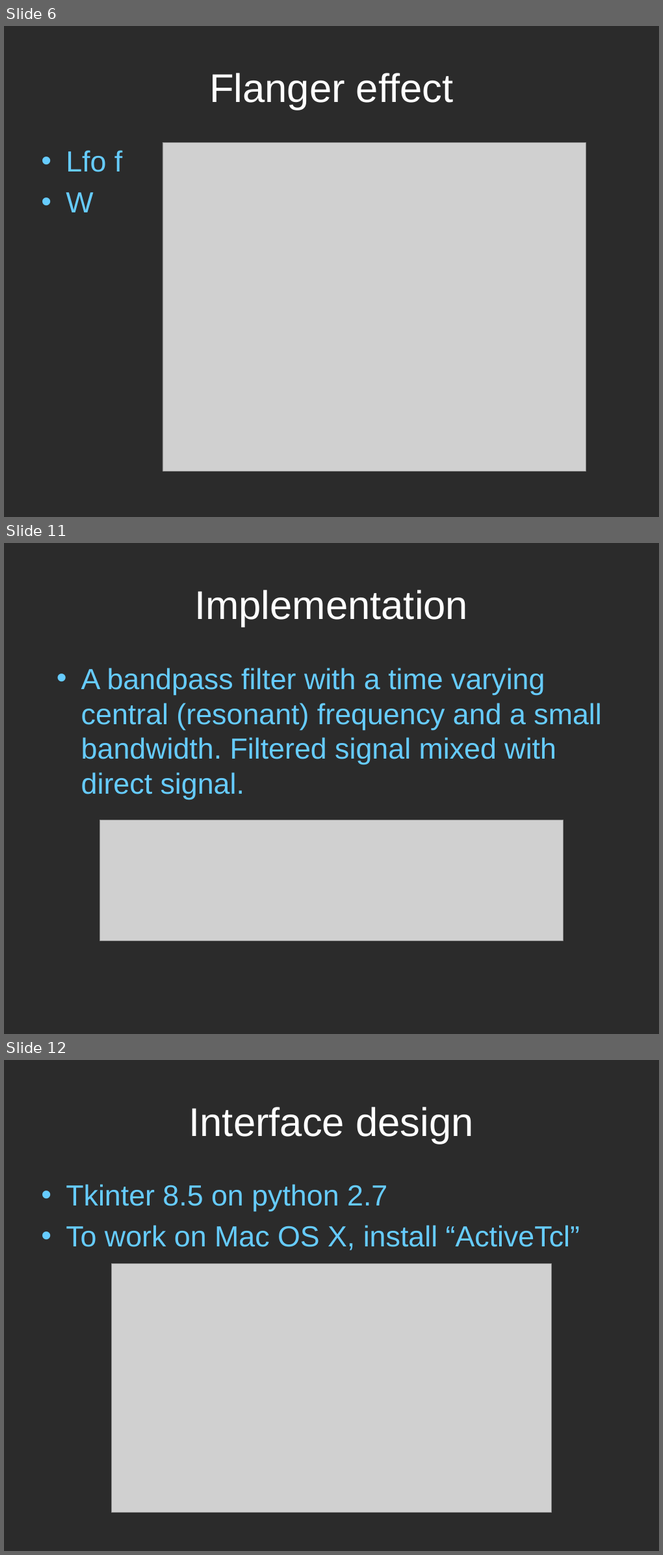
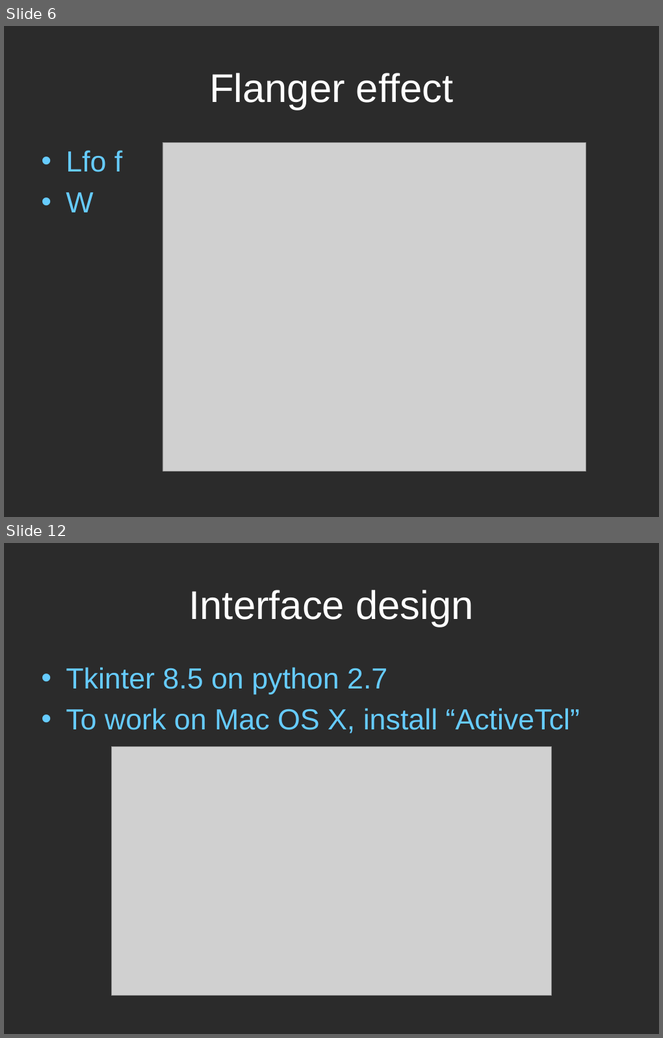
Before and after one commit to inteljack/EL6183-Digital-Signal-Processing-Lab-2015-Fall, a slide deck: project/jason/ppt.pptx. Shown one above the other, each under a label of ours: slides 6, 11 and 12 before the commit, slides 6 and 12 after it; the slides between them are not shown. The pictures are 663x1555 and 663x1038 pixels, drawn with LibreOffice and Linux fonts; fonts in the diff are those of the drawing; grey boxes stand for pictures; background and template pictures are left out; a plain dark background stands for a picture behind light text. Boxes give left, top, right and bottom in pixels: in the first picture for what was removed or moved away, otherwise in the second. Text is boxed around its words. In the diff, an @@ line names an element or a change of style, - is before the commit and + after.

```diff
--- a/project/jason/ppt.pptx
+++ b/project/jason/ppt.pptx
@@ slide 11 removed at (4, 543, 659, 1034), background picture (left out) @@
@@ title removed at (194, 590, 468, 627) @@
-Implementation
@@ text removed at (81, 668, 601, 800) @@
-• A bandpass filter with a time varying central (resonant) frequency and a small bandwidth. Filtered signal mixed with direct signal.
@@ picture removed at (100, 821, 564, 941) @@
```
Also in this commit, not shown: 9 slides changed, 1 slide added, 8 other files.
